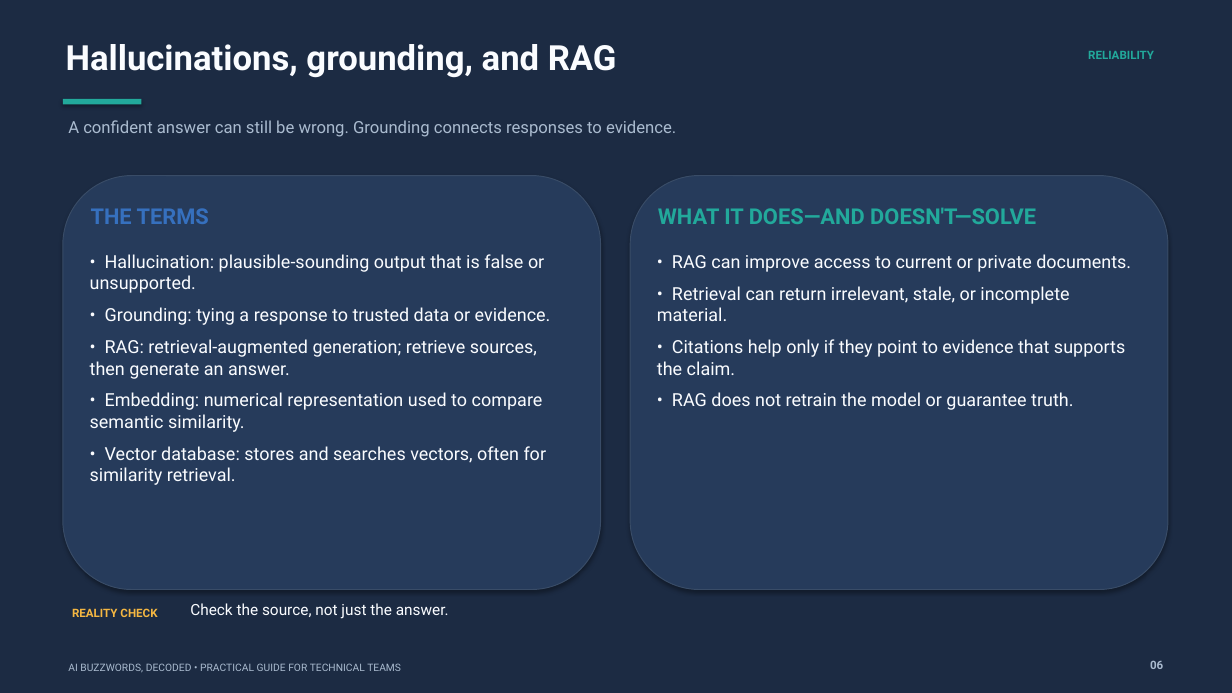
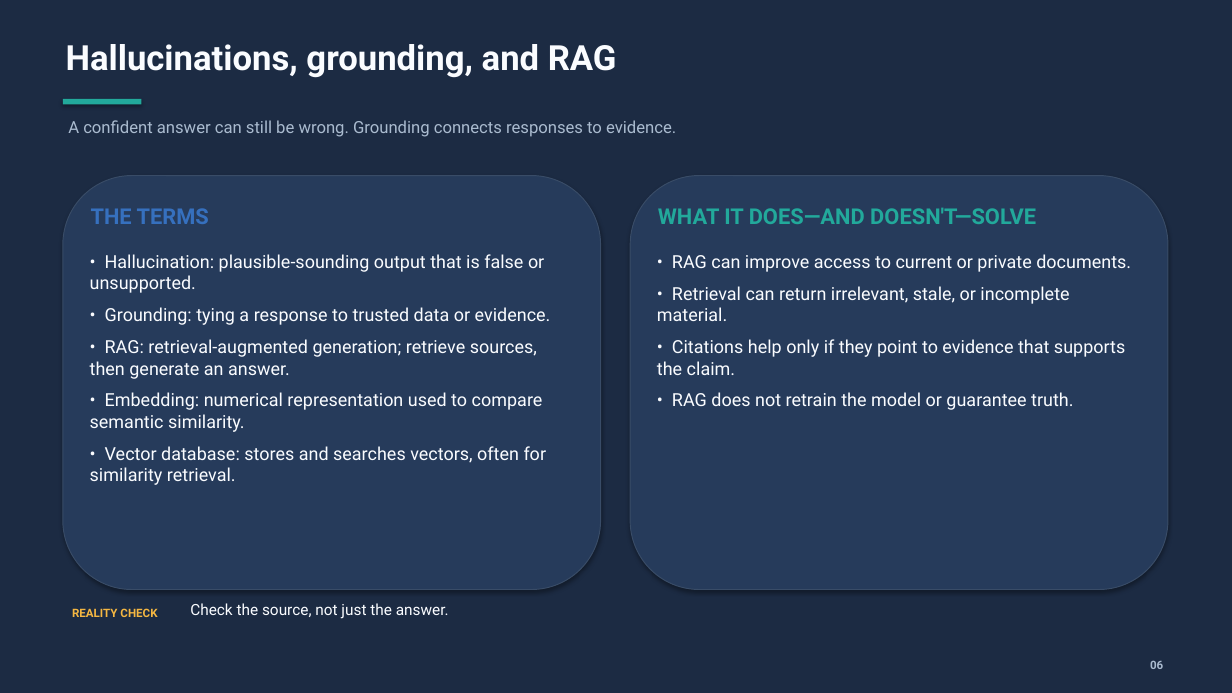
Before and after one commit to jpsider/Invoke-Automation, a slide deck: slide 9 of VMUG/Connect_FL_2026/VIAdmin_AI_Buzzwords_Consistent_Styling.pptx (slide 16 before the commit). Drawn at 1232x693 pixels with LibreOffice and Linux fonts; fonts in the diff are those of the drawing. Boxes give left, top, right and bottom in pixels: in the first picture for what was removed or moved away, otherwise in the second. Text is boxed around its words. In the diff, an @@ line names an element or a change of style, - is before the commit and + after.

Commit message:
cleaned up some random text

```diff
--- a/VMUG/Connect_FL_2026/VIAdmin_AI_Buzzwords_Consistent_Styling.pptx
+++ b/VMUG/Connect_FL_2026/VIAdmin_AI_Buzzwords_Consistent_Styling.pptx
@@ text removed at box(1088, 51, 1154, 59) @@
-RELIABILITY
@@ text removed at box(68, 663, 401, 672) @@
-AI BUZZWORDS, DECODED • PRACTICAL GUIDE FOR TECHNICAL TEAMS
```
Also in this commit, not shown: 23 other slides changed, 7 slides removed.
